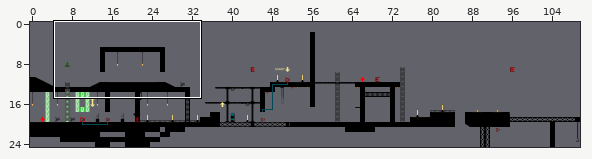
Tiled map: android/assets/data/levels/level0.tmx. Above: a wide view before the commit, with the close-up outlined.
Close-up. The starting point:
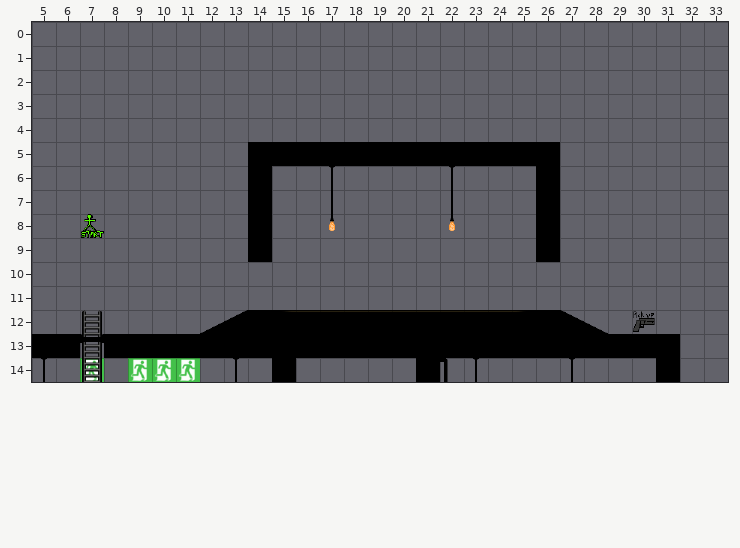
Cells are 32x32 px. Shown: x 5..33, y 0..14.
And afterwards:
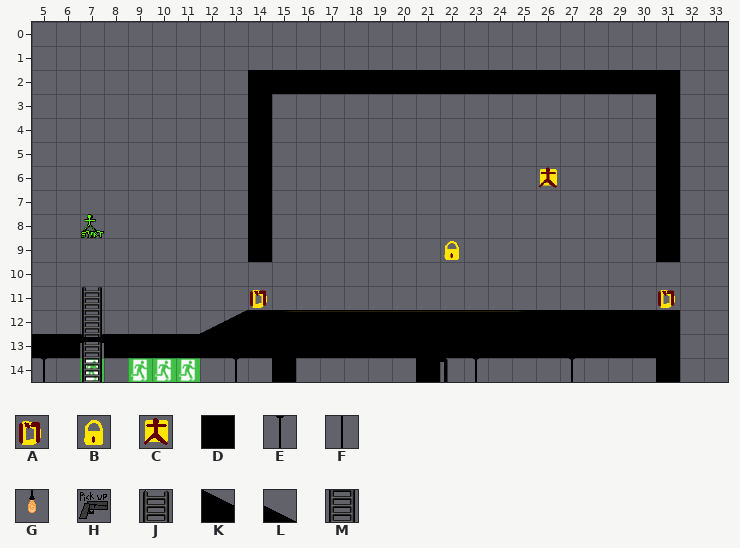
Key: from "tilemapnew1": A 27, B 28, C 60, D 75, E 98, F 130, G 162, H 222, J 275, K 288, L 289, M 307.
_ is an empty cell.
Changes in this commit:
Layer "collision":
y 2: x 14..31 __________________ -> DDDDDDDDDDDDDDDDDD
y 3..4: x 14 _ -> D; x 31 _ -> D
y 5: x 15..26 DDDDDDDDDDDD -> ____________; x 31 _ -> D
y 6: x 17 E -> _; x 22 E -> _; x 26 D -> C; x 31 _ -> D
y 7: x 17 F -> _; x 22 F -> _; x 26 D -> _; x 31 _ -> D
y 8: x 17 G -> _; x 22 G -> _; x 26 D -> _; x 31 _ -> D
y 9: x 22 _ -> B; x 26 D -> _; x 31 _ -> D
y 11: x 7 _ -> J; x 14 _ -> A; x 31 _ -> A
y 12: x 7 J -> M; x 27..31 KL___ -> DDDDD
Layer "miscLayer":
y 12: x 30 H -> _
